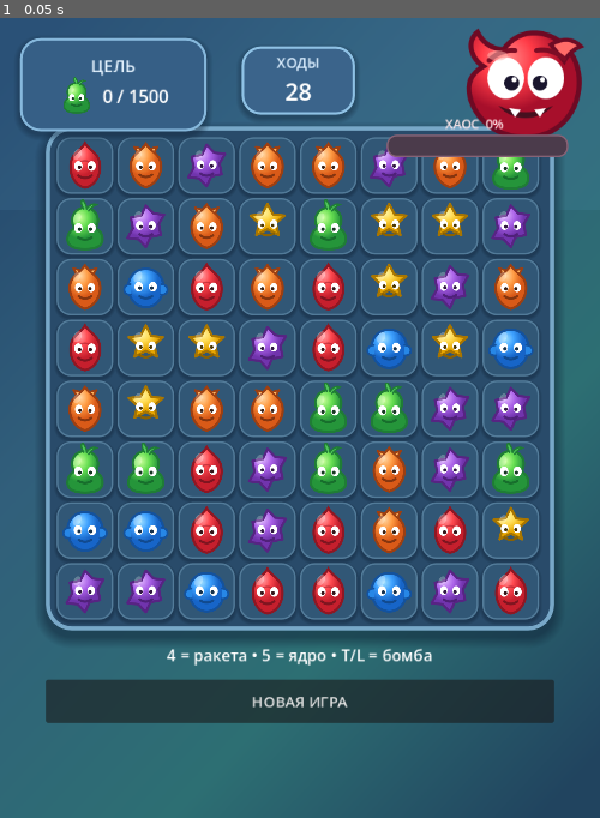
Above: before the commit, frame 1.
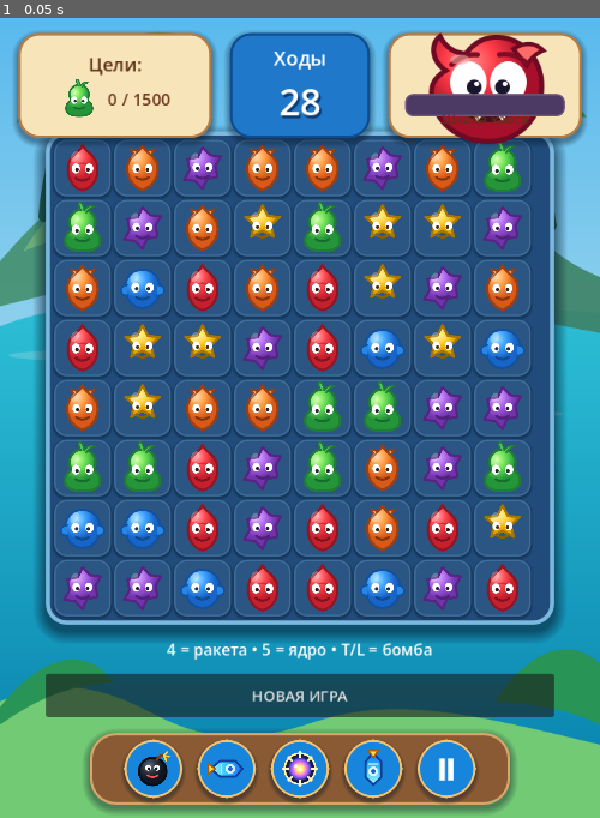
Above: after the commit, the same moment.

Repository: ksotik22/Mutant-Match
Game: Godot game, scene res://main.tscn
Same seed, same stepped clock (60 frames per second), same inputs: the game is played once before the commit and once after it.
Inputs:
- Up to frame 1 (0.05 s): no input

The runs differ from the first frame. In frame 1, 73% of the frame differs, in the area x 0-100%, y 0-100%.

Commit message:
Match gameplay UI to tropical reference

Diff:
--- a/scripts/visual_upgrade.gd
+++ b/scripts/visual_upgrade.gd
@@ -9,7 +9,7 @@
 var monster: TextureRect
 var last_chaos := -1
 
-var colors := [Color("ff5a66"), Color("668cff"), Color("ffd75c"), Color("7ed968"), Color("a66be0"), Color("ff9f4b")]
+var colors := [Color("ff4b57"), Color("2f8dff"), Color("ffd84f"), Color("67d75b"), Color("a75be7"), Color("ff9847")]
 var piece_textures: Array[Texture2D] = []
 var special_textures: Dictionary = {}
 
@@ -22,10 +22,11 @@
 	if game == null: return
 	board_grid = game.get("board_grid")
 	load_piece_art()
-	make_soft_background()
+	make_reference_background()
 	upgrade_board_panel()
 	hide_old_header()
 	build_reference_hud()
+	build_booster_bar()
 	await get_tree().process_frame
 	upgrade_tiles()
 	update_reference_hud()
@@ -46,54 +47,48 @@
 		4: load("res://assets/pieces/core.svg")
 	}
 
-func make_soft_background() -> void:
-	var bg := GradientTexture2D.new()
-	var grad := Gradient.new()
-	grad.colors = PackedColorArray([Color("24476c"), Color("315f7b"), Color("2d6f73"), Color("21445f")])
-	grad.offsets = PackedFloat32Array([0.0, 0.32, 0.70, 1.0])
-	bg.gradient = grad
-	bg.width = 720
-	bg.height = 960
-	bg.fill_from = Vector2(0.1, 0.0)
-	bg.fill_to = Vector2(0.9, 1.0)
+func make_reference_background() -> void:
+	var old_bg := game.get_child(0)
+	if old_bg is ColorRect:
+		old_bg.visible = false
 	var rect := TextureRect.new()
-	rect.texture = bg
+	rect.name = "TropicalBackground"
+	rect.texture = load("res://assets/ui/tropical_bg.svg")
 	rect.expand_mode = TextureRect.EXPAND_IGNORE_SIZE
+	rect.stretch_mode = TextureRect.STRETCH_KEEP_ASPECT_COVERED
 	rect.set_anchors_and_offsets_preset(Control.PRESET_FULL_RECT)
 	rect.mouse_filter = Control.MOUSE_FILTER_IGNORE
 	game.add_child(rect)
-	game.move_child(rect, 1)
-
-	var top_glow := ColorRect.new()
-	top_glow.color = Color(0.45, 0.78, 0.95, 0.08)
-	top_glow.position = Vector2(0, 0)
-	top_glow.size = Vector2(720, 230)
-	top_glow.mouse_filter = Control.MOUSE_FILTER_IGNORE
-	game.add_child(top_glow)
-	game.move_child(top_glow, 2)
+	game.move_child(rect, 0)
+	var veil := ColorRect.new()
+	veil.color = Color(0.04, 0.18, 0.30, 0.10)
+	veil.set_anchors_and_offsets_preset(Control.PRESET_FULL_RECT)
+	veil.mouse_filter = Control.MOUSE_FILTER_IGNORE
+	game.add_child(veil)
+	game.move_child(veil, 1)
 
 func upgrade_board_panel() -> void:
 	if board_grid == null: return
 	var panel := board_grid.get_parent() as PanelContainer
 	if panel == null: return
 	var s := StyleBoxFlat.new()
-	s.bg_color = Color("294b6a")
-	s.corner_radius_top_left = 30
-	s.corner_radius_top_right = 30
-	s.corner_radius_bottom_left = 30
-	s.corner_radius_bottom_right = 30
+	s.bg_color = Color("204b7a")
+	s.corner_radius_top_left = 24
+	s.corner_radius_top_right = 24
+	s.corner_radius_bottom_left = 24
+	s.corner_radius_bottom_right = 24
 	s.set_border_width_all(5)
-	s.border_color = Color("78a8c8")
-	s.shadow_color = Color(0.05, 0.12, 0.20, 0.48)
-	s.shadow_size = 14
+	s.border_color = Color("7bb9df")
+	s.shadow_color = Color(0.02, 0.10, 0.18, 0.55)
+	s.shadow_size = 16
 	s.shadow_offset = Vector2(0, 8)
-	s.content_margin_left = 13
-	s.content_margin_right = 13
-	s.content_margin_top = 13
-	s.content_margin_bottom = 13
+	s.content_margin_left = 10
+	s.content_margin_right = 10
+	s.content_margin_top = 10
+	s.content_margin_bottom = 10
 	panel.add_theme_stylebox_override("panel", s)
-	board_grid.add_theme_constant_override("h_separation", 5)
-	board_grid.add_theme_constant_override("v_separation", 5)
+	board_grid.add_theme_constant_override("h_separation", 4)
+	board_grid.add_theme_constant_override("v_separation", 4)
 
 func hide_old_header() -> void:
 	var title := find_label("MUTANT MATCH")
@@ -114,89 +109,131 @@
 	game.add_child(layer)
 
 	var goal_panel := PanelContainer.new()
-	goal_panel.position = Vector2(24, 24)
-	goal_panel.size = Vector2(224, 112)
+	goal_panel.position = Vector2(22, 18)
+	goal_panel.size = Vector2(232, 126)
 	goal_panel.mouse_filter = Control.MOUSE_FILTER_IGNORE
-	goal_panel.add_theme_stylebox_override("panel", make_panel(Color("365f86"), Color("86b8dc"), 24, 8))
+	goal_panel.add_theme_stylebox_override("panel", make_panel(Color("f7e4b9"), Color("b57b42"), 24, 8))
 	layer.add_child(goal_panel)
-
 	var goal_box := VBoxContainer.new()
 	goal_box.alignment = BoxContainer.ALIGNMENT_CENTER
-	goal_box.add_theme_constant_override("separation", 0)
+	goal_box.add_theme_constant_override("separation", 2)
 	goal_panel.add_child(goal_box)
 	var goal_title := Label.new()
-	goal_title.text = "ЦЕЛЬ"
+	goal_title.text = "Цели:"
 	goal_title.horizontal_alignment = HORIZONTAL_ALIGNMENT_CENTER
-	goal_title.add_theme_font_size_override("font_size", 20)
-	goal_title.add_theme_color_override("font_color", Color("e6f4ff"))
+	goal_title.add_theme_font_size_override("font_size", 22)
+	goal_title.add_theme_color_override("font_color", Color("5f3019"))
 	goal_box.add_child(goal_title)
 	var goal_line := HBoxContainer.new()
 	goal_line.alignment = BoxContainer.ALIGNMENT_CENTER
-	goal_line.add_theme_constant_override("separation", 8)
+	goal_line.add_theme_constant_override("separation", 10)
 	goal_box.add_child(goal_line)
 	var goal_icon := TextureRect.new()
 	goal_icon.texture = piece_textures[3]
-	goal_icon.custom_minimum_size = Vector2(46, 46)
+	goal_icon.custom_minimum_size = Vector2(48, 48)
 	goal_icon.expand_mode = TextureRect.EXPAND_IGNORE_SIZE
 	goal_icon.stretch_mode = TextureRect.STRETCH_KEEP_ASPECT_CENTERED
 	goal_line.add_child(goal_icon)
 	goal_value = Label.new()
 	goal_value.text = "0 / 1500"
-	goal_value.add_theme_font_size_override("font_size", 21)
-	goal_value.add_theme_color_override("font_color", Color.WHITE)
+	goal_value.add_theme_font_size_override("font_size", 20)
+	goal_value.add_theme_color_override("font_color", Color("6a351b"))
 	goal_line.add_child(goal_value)
 
 	var moves_panel := PanelContainer.new()
-	moves_panel.position = Vector2(290, 34)
-	moves_panel.size = Vector2(136, 82)
+	moves_panel.position = Vector2(276, 18)
+	moves_panel.size = Vector2(168, 126)
 	moves_panel.mouse_filter = Control.MOUSE_FILTER_IGNORE
-	moves_panel.add_theme_stylebox_override("panel", make_panel(Color("3b648b"), Color("8fc2e5"), 22, 7))
+	moves_panel.add_theme_stylebox_override("panel", make_panel(Color("1f78c9"), Color("0f4d91"), 24, 8))
 	layer.add_child(moves_panel)
 	var moves_box := VBoxContainer.new()
 	moves_box.alignment = BoxContainer.ALIGNMENT_CENTER
 	moves_panel.add_child(moves_box)
 	var moves_title := Label.new()
-	moves_title.text = "ХОДЫ"
+	moves_title.text = "Ходы"
 	moves_title.horizontal_alignment = HORIZONTAL_ALIGNMENT_CENTER
-	moves_title.add_theme_font_size_override("font_size", 17)
-	moves_title.add_theme_color_override("font_color", Color("dcefff"))
+	moves_title.add_theme_font_size_override("font_size", 24)
+	moves_title.add_theme_color_override("font_color", Color.WHITE)
 	moves_box.add_child(moves_title)
 	moves_value = Label.new()
 	moves_value.text = "28"
 	moves_value.horizontal_alignment = HORIZONTAL_ALIGNMENT_CENTER
-	moves_value.add_theme_font_size_override("font_size", 28)
+	moves_value.add_theme_font_size_override("font_size", 44)
 	moves_value.add_theme_color_override("font_color", Color.WHITE)
+	moves_value.add_theme_color_override("font_shadow_color", Color("0a3b72"))
+	moves_value.add_theme_constant_override("shadow_offset_x", 2)
+	moves_value.add_theme_constant_override("shadow_offset_y", 3)
 	moves_box.add_child(moves_value)
+
+	var chaos_panel := PanelContainer.new()
+	chaos_panel.position = Vector2(466, 18)
+	chaos_panel.size = Vector2(232, 126)
+	chaos_panel.mouse_filter = Control.MOUSE_FILTER_IGNORE
+	chaos_panel.add_theme_stylebox_override("panel", make_panel(Color("f7e4b9"), Color("b57b42"), 24, 8))
+	layer.add_child(chaos_panel)
 
 	monster = TextureRect.new()
 	monster.texture = load("res://assets/ui/monster_red.svg")
-	monster.position = Vector2(550, 0)
-	monster.size = Vector2(150, 150)
+	monster.position = Vector2(505, 5)
+	monster.size = Vector2(150, 102)
 	monster.expand_mode = TextureRect.EXPAND_IGNORE_SIZE
 	monster.stretch_mode = TextureRect.STRETCH_KEEP_ASPECT_CENTERED
 	monster.mouse_filter = Control.MOUSE_FILTER_IGNORE
 	layer.add_child(monster)
 
-	chaos_label = Label.new()
-	chaos_label.position = Vector2(456, 116)
-	chaos_label.size = Vector2(226, 24)
-	chaos_label.text = "ХАОС  0%"
-	chaos_label.horizontal_alignment = HORIZONTAL_ALIGNMENT_CENTER
-	chaos_label.add_theme_font_size_override("font_size", 15)
-	chaos_label.add_theme_color_override("font_color", Color("ffe8eb"))
-	layer.add_child(chaos_label)
-
 	chaos_bar = ProgressBar.new()
-	chaos_bar.position = Vector2(464, 140)
-	chaos_bar.size = Vector2(218, 23)
+	chaos_bar.position = Vector2(486, 91)
+	chaos_bar.size = Vector2(192, 18)
 	chaos_bar.min_value = 0
 	chaos_bar.max_value = 100
 	chaos_bar.value = 0
 	chaos_bar.show_percentage = false
 	chaos_bar.mouse_filter = Control.MOUSE_FILTER_IGNORE
-	chaos_bar.add_theme_stylebox_override("background", make_bar(Color("4b3b4b"), Color("866275")))
-	chaos_bar.add_theme_stylebox_override("fill", make_bar(Color("e95365"), Color("ff9bab")))
+	chaos_bar.add_theme_stylebox_override("background", make_bar(Color("4c3a64"), Color("6e557d")))
+	chaos_bar.add_theme_stylebox_override("fill", make_bar(Color("d82bd9"), Color("ff7df0")))
 	layer.add_child(chaos_bar)
+	chaos_label = Label.new()
+	chaos_label.position = Vector2(480, 109)
+	chaos_label.size = Vector2(204, 24)
+	chaos_label.text = "Шкала хаоса"
+	chaos_label.horizontal_alignment = HORIZONTAL_ALIGNMENT_CENTER
+	chaos_label.add_theme_font_size_override("font_size", 16)
+	chaos_label.add_theme_color_override("font_color", Color("5f3019"))
+	layer.add_child(chaos_label)
+
+func build_booster_bar() -> void:
+	var bar := PanelContainer.new()
+	bar.position = Vector2(108, 858)
+	bar.size = Vector2(504, 82)
+	bar.mouse_filter = Control.MOUSE_FILTER_IGNORE
+	bar.z_index = 40
+	bar.add_theme_stylebox_override("panel", make_panel(Color("8a5a34"), Color("d8a46a"), 30, 10))
+	game.add_child(bar)
+	var row := HBoxContainer.new()
+	row.alignment = BoxContainer.ALIGNMENT_CENTER
+	row.add_theme_constant_override("separation", 18)
+	bar.add_child(row)
+	for tex in [special_textures[3], special_textures[1], special_textures[4], special_textures[2]]:
+		var p := PanelContainer.new()
+		p.custom_minimum_size = Vector2(70, 70)
+		p.mouse_filter = Control.MOUSE_FILTER_IGNORE
+		p.add_theme_stylebox_override("panel", make_panel(Color("1685db"), Color("f5c26e"), 35, 5))
+		row.add_child(p)
+		var icon := TextureRect.new()
+		icon.texture = tex
+		icon.expand_mode = TextureRect.EXPAND_IGNORE_SIZE
+		icon.stretch_mode = TextureRect.STRETCH_KEEP_ASPECT_CENTERED
+		icon.mouse_filter = Control.MOUSE_FILTER_IGNORE
+		p.add_child(icon)
+	var pause := Label.new()
+	pause.text = "Ⅱ"
+	pause.custom_minimum_size = Vector2(70, 70)
+	pause.horizontal_alignment = HORIZONTAL_ALIGNMENT_CENTER
+	pause.vertical_alignment = VERTICAL_ALIGNMENT_CENTER
+	pause.add_theme_font_size_override("font_size", 36)
+	pause.add_theme_color_override("font_color", Color.WHITE)
+	pause.add_theme_stylebox_override("normal", make_panel(Color("1685db"), Color("f5c26e"), 35, 5))
+	row.add_child(pause)
 
 func make_panel(bg: Color, border: Color, radius: int, shadow: int) -> StyleBoxFlat:
 	var s := StyleBoxFlat.new()
@@ -207,22 +244,22 @@
 	s.corner_radius_bottom_right = radius
 	s.set_border_width_all(3)
 	s.border_color = border
-	s.shadow_color = Color(0.05, 0.12, 0.20, 0.38)
+	s.shadow_color = Color(0.04, 0.10, 0.16, 0.40)
 	s.shadow_size = shadow
 	s.shadow_offset = Vector2(0, 4)
 	s.content_margin_left = 10
 	s.content_margin_right = 10
-	s.content_margin_top = 7
-	s.content_margin_bottom = 7
+	s.content_margin_top = 8
+	s.content_margin_bottom = 8
 	return s
 
 func make_bar(bg: Color, border: Color) -> StyleBoxFlat:
 	var s := StyleBoxFlat.new()
 	s.bg_color = bg
-	s.corner_radius_top_left = 11
-	s.corner_radius_top_right = 11
-	s.corner_radius_bottom_left = 11
-	s.corner_radius_bottom_right = 11
+	s.corner_radius_top_left = 9
+	s.corner_radius_top_right = 9
+	s.corner_radius_bottom_left = 9
+	s.corner_radius_bottom_right = 9
 	s.set_border_width_all(2)
 	s.border_color = border
 	return s
@@ -255,13 +292,12 @@
 	if target_score > 0:
 		chaos = clampi(int(round(float(current_score) / float(target_score) * 100.0)), 0, 100)
 	chaos_bar.value = chaos
-	chaos_label.text = "ХАОС  %d%%" % chaos
 	if chaos != last_chaos and chaos > 0 and monster != null:
 		last_chaos = chaos
 		monster.pivot_offset = monster.size * 0.5
 		var tw := create_tween()
 		tw.set_trans(Tween.TRANS_BACK).set_ease(Tween.EASE_OUT)
-		tw.tween_property(monster, "scale", Vector2(1.06, 1.06), 0.07)
+		tw.tween_property(monster, "scale", Vector2(1.08, 1.08), 0.07)
 		tw.tween_property(monster, "scale", Vector2.ONE, 0.11)
 
 func upgrade_tiles() -> void:
@@ -276,28 +312,28 @@
 			if t < 0 or t >= colors.size(): continue
 			var special: int = int(specials[y][x])
 			var s := StyleBoxFlat.new()
-			s.bg_color = Color("315776")
-			s.corner_radius_top_left = 16
-			s.corner_radius_top_right = 16
-			s.corner_radius_bottom_left = 16
-			s.corner_radius_bottom_right = 16
+			s.bg_color = Color("2b5684")
+			s.corner_radius_top_left = 14
+			s.corner_radius_top_right = 14
+			s.corner_radius_bottom_left = 14
+			s.corner_radius_bottom_right = 14
 			s.set_border_width_all(2)
-			s.border_color = Color("527b99")
-			s.shadow_color = Color(0.05, 0.12, 0.20, 0.38)
-			s.shadow_size = 4
-			s.shadow_offset = Vector2(0, 3)
+			s.border_color = Color("3d6d9a")
+			s.shadow_color = Color(0.02, 0.08, 0.14, 0.35)
+			s.shadow_size = 3
+			s.shadow_offset = Vector2(0, 2)
 			if special != 0:
-				s.bg_color = Color("365c79")
+				s.bg_color = Color("315d88")
 				s.set_border_width_all(4)
-				s.border_color = Color("ffe5a0")
-				s.shadow_color = Color(1.0, 0.72, 0.25, 0.42)
+				s.border_color = Color("ffe08a")
+				s.shadow_color = Color(1.0, 0.68, 0.15, 0.45)
 				s.shadow_size = 8
 			b.add_theme_stylebox_override("normal", s)
 			var hover: StyleBoxFlat = s.duplicate()
-			hover.bg_color = s.bg_color.lightened(0.07)
+			hover.bg_color = s.bg_color.lightened(0.06)
 			b.add_theme_stylebox_override("hover", hover)
 			var pressed: StyleBoxFlat = s.duplicate()
-			pressed.bg_color = s.bg_color.darkened(0.09)
+			pressed.bg_color = s.bg_color.darkened(0.08)
 			b.add_theme_stylebox_override("pressed", pressed)
 			b.expand_icon = true
 			if special == 0:
